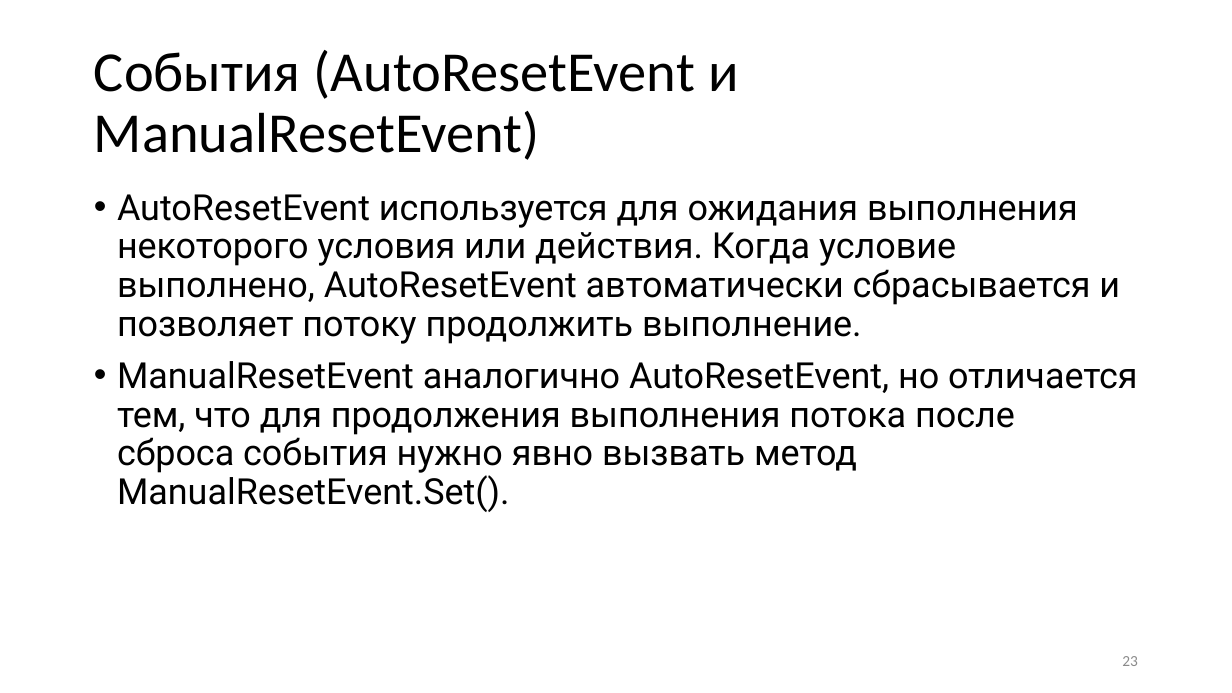
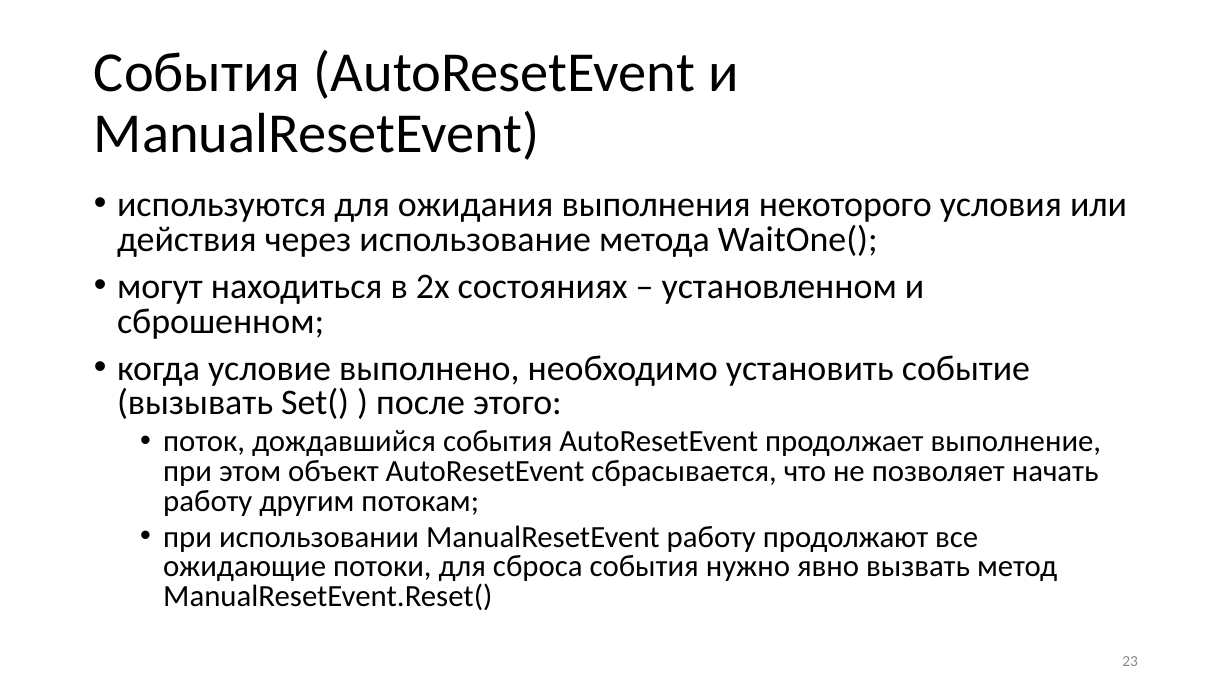
Before and after one commit to blockin90/Programming_PIB, a slide deck: slide 23 of Лекции/3 семестр/Часть 3/Программирование лекция 3.3.pptx. Drawn at 1232x693 pixels with LibreOffice and Linux fonts; fonts in the diff are those of the drawing. Boxes give left, top, right and bottom in pixels: in the first picture for what was removed or moved away, otherwise in the second. Text is boxed around its words. In the diff, an @@ line names an element or a change of style, - is before the commit and + after.

```diff
--- a/Лекции/3 семестр/Часть 3/Программирование лекция 3.3.pptx
+++ b/Лекции/3 семестр/Часть 3/Программирование лекция 3.3.pptx
@@ text at box(117, 198, 1127, 610): text changed; size 28 to 24 pt; font Roboto to Calibri @@
-• AutoResetEvent используется для ожидания выполнения некоторого условия или действия. Когда условие выполнено, AutoResetEvent автоматически сбрасывается и позволяет потоку продолжить выполнение.
-• ManualResetEvent аналогично AutoResetEvent, но отличается тем, что для продолжения выполнения потока после сброса события нужно явно вызвать метод ManualResetEvent.Set().
+• используются для ожидания выполнения некоторого условия или действия через использование метода WaitOne();
+• могут находиться в 2х состояниях – установленном и сброшенном;
+• когда условие выполнено, необходимо установить событие (вызывать Set() ) после этого:
+  • поток, дождавшийся события AutoResetEvent продолжает выполнение, при этом объект AutoResetEvent сбрасывается, что не позволяет начать работу другим потокам;
+  • при использовании ManualResetEvent работу продолжают все ожидающие потоки, для сброса события нужно явно вызвать метод ManualResetEvent.Reset()
```
Also in this commit, not shown: 4 other slides changed, 8 slides added, 1 slide removed.
